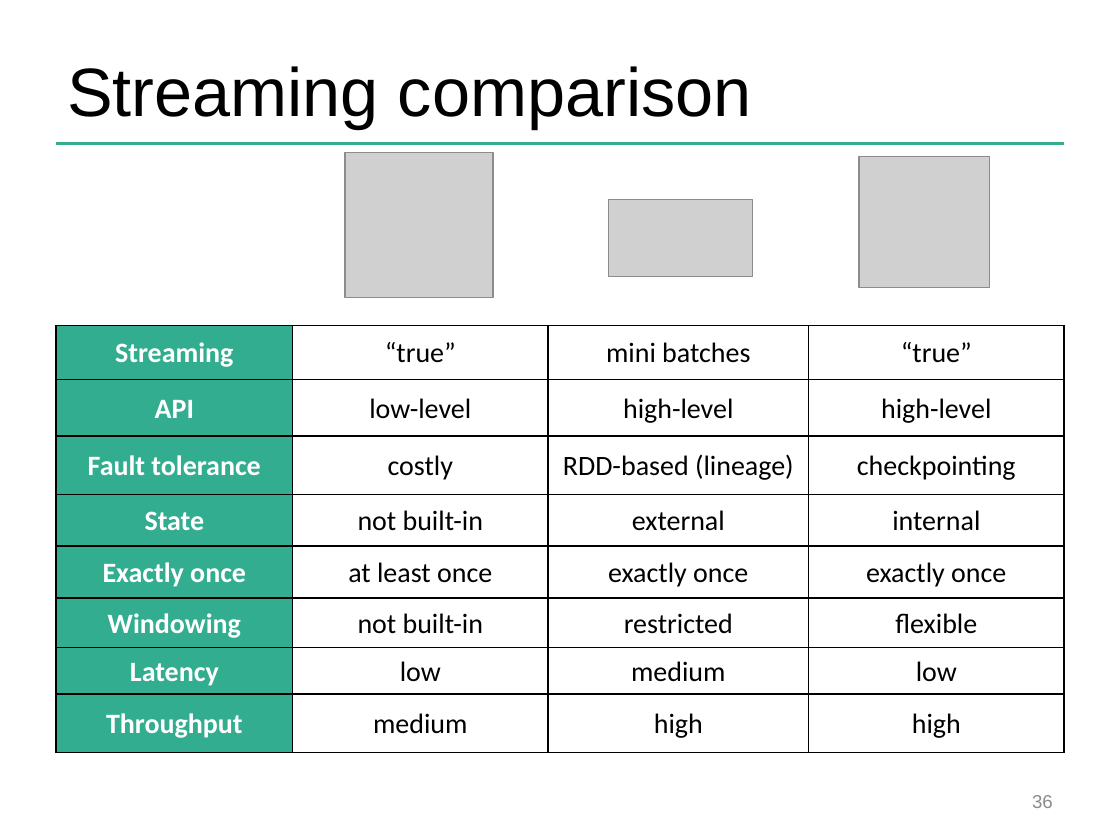
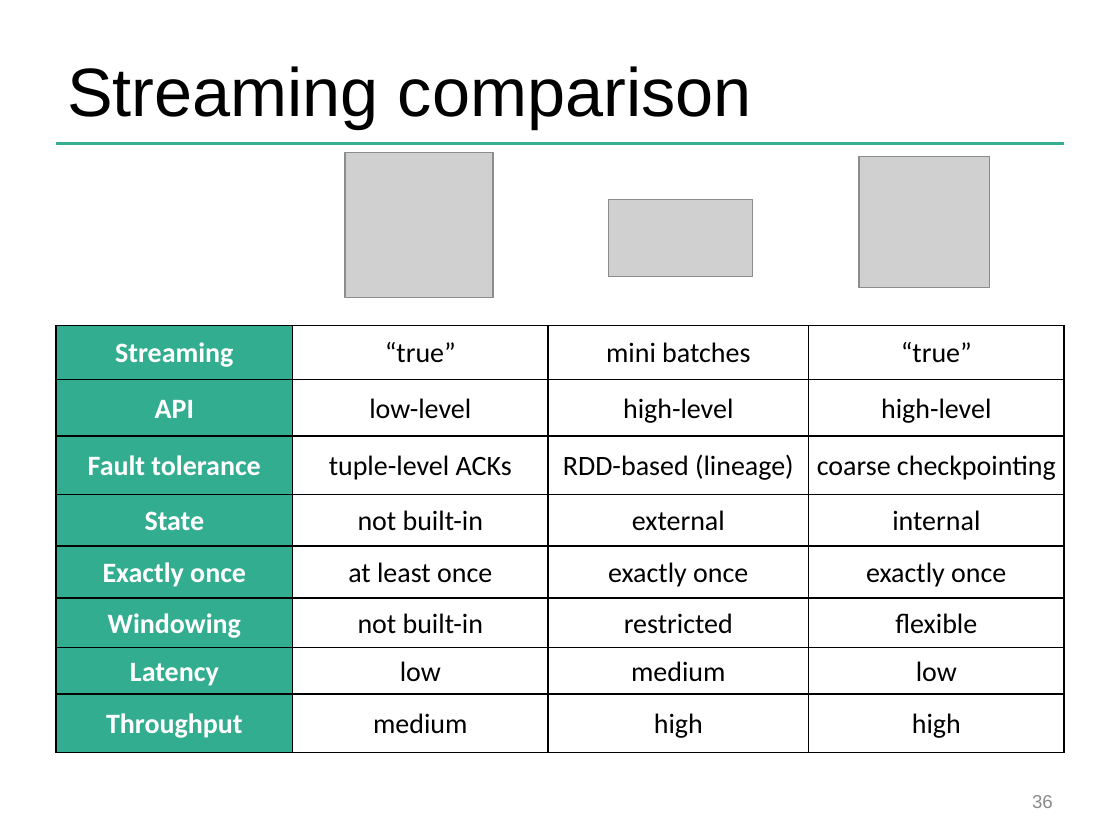
Before and after one commit to dataArtisans/flink-training-web, a slide deck: slide 36 of slides/flink_overview.pptx. Drawn at 1120x840 pixels with LibreOffice and Linux fonts; fonts in the diff are those of the drawing; grey boxes stand for pictures; background and template pictures are left out. Boxes give left, top, right and bottom in pixels: in the first picture for what was removed or moved away, otherwise in the second. Text is boxed around its words. In the diff, an @@ line names an element or a change of style, - is before the commit and + after.

```diff
--- a/slides/flink_overview.pptx
+++ b/slides/flink_overview.pptx
@@ table at (56,326,1064,753) @@
-row 3, column 2: costly
+row 3, column 2: tuple-level ACKs
-row 3, column 4: checkpointing
+row 3, column 4: coarse checkpointing
```
Also in this commit, not shown: 2 other slides changed.
